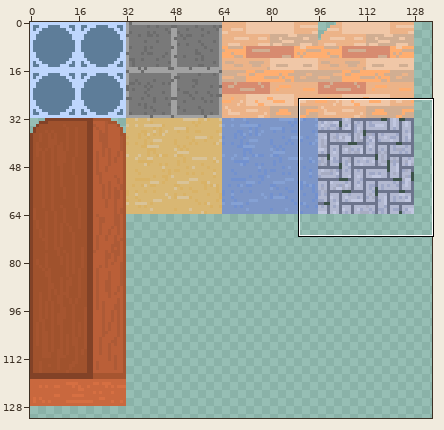
Sprite sheet: chaosdorftiles.png. The first picture is a wide view before the edit; the outline marks the close-up.
Close-up. The starting point:
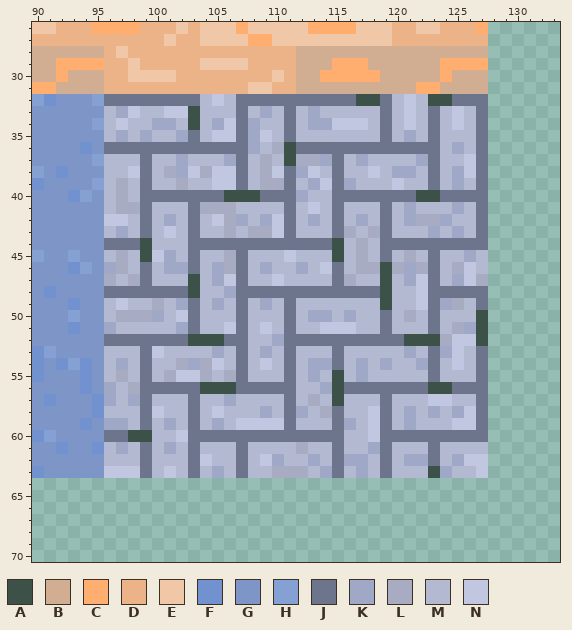
The file is 320x320 pixels. Colours within 5 levels of each other are drawn and written as one. Shown: x 90..133, y 26..70. The wide view leaves out empty margins.
Palette (. is transparent): A #3c5249  B #d1ae92  C #ffae70  D #ecb388  E #f0c7a7  F #7291cf  G #7d96c7  H #85a1d4  J #6d758d  K #9fa8c7  L #a7acc2  M #b3b9d1  N #c1c7e0
And afterwards:
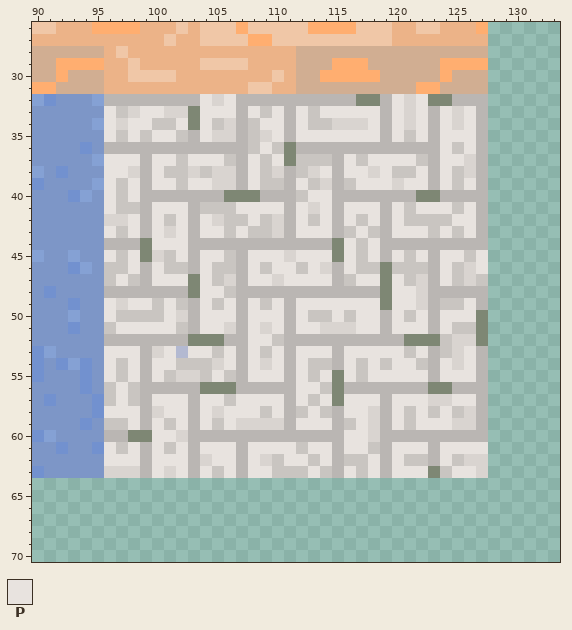
Colours new in this view: P #e8e3df
Edits made:
colour A: #3c5249 -> #7e8774
colour J: #6d758d -> #bab6b3
colour K: #9fa8c7 -> #c9c5c1
colour N: #c1c7e0 -> #d9d4d0
Changed rows in their new state; - is a pixel that keeps its letter.
first column x 96:
32 --------P-P-------------P-P-----
33 P--PP---PPP-P-P-P-PPPPP-P-P-P-P-
34 P-PP--P-P----PP-P-----P-P-P-P-P-
35 P-P-PP--P-----P-PPPPPPP-P-P-PPP-
36 -------------PK-------------P-P-
37 PPP-PP-PPP--PKP-KK--P-PPPP--PP--
38 PP--PK--K---PK----P-PP-P--P-P---
39 PKP-PPKPP---PKK-P----PPP-PP-P-P-
40 PKP--------------PP-------------
41 PKK-PPP-KKKPPPP-P-P-PPP-P-PPP-P-
42 --P-P-P-P-K-P---P-P-P-P-P-KK-PP-
43 P-P-P-P-PPKPKK--PPP-KPK-PPP-P-P-
44 ----PPP-------------PKP---------
45 PKP---P-PPK-PPP-PPP-PKP-PKP-PP-P
46 -KP-P---P-K-P-PP-P--PKK-K-K-PK-P
47 KPK-PPP-P---PP-PPPP-KPP-P---P--K
48 --------PP--------------PP------
49 P-PPKP--P-P-P-P-PPPPPPP-PP---KP-
50 PKKK-P--PPP-PPP-P--P-PP-PKP-PPP-
51 -PPPPP--PP--P-P-PP---PP-PPP-PK--
52 ------------PP--------------K---
53 PPP--P-PP-P-P-P-PPP-PPPPP-P---P-
54 P-P-PPK-K-P-P-P-P---P-P-PP--P-P-
55 PKP-PK--KPK-PPP-P-P-P-PPPPP-PPP-
56 -PK-------------PP--------------
57 -P--PPP-PP-PPPP-PKP-PPP-PPP--PP-
58 PPP--PP-P-PPP-P--PK-PP--P-P-P---
59 --P-P-P-P-P-----PPP--P--P-PPP---
60 ----PP--------------PP----------
61 P-P-P-P-PPP-PPPPKPP-PP--PPP-PPPP
62 PPP-PPP--PP-P--PP-P---P-P---P---
63 ----P-P-P-P-PPKKKP--P-P-PPP--PP-
Where, in picture pixels (left, top, right, bottom), the same in both close-ups:
changed: (104, 94, 488, 478)
